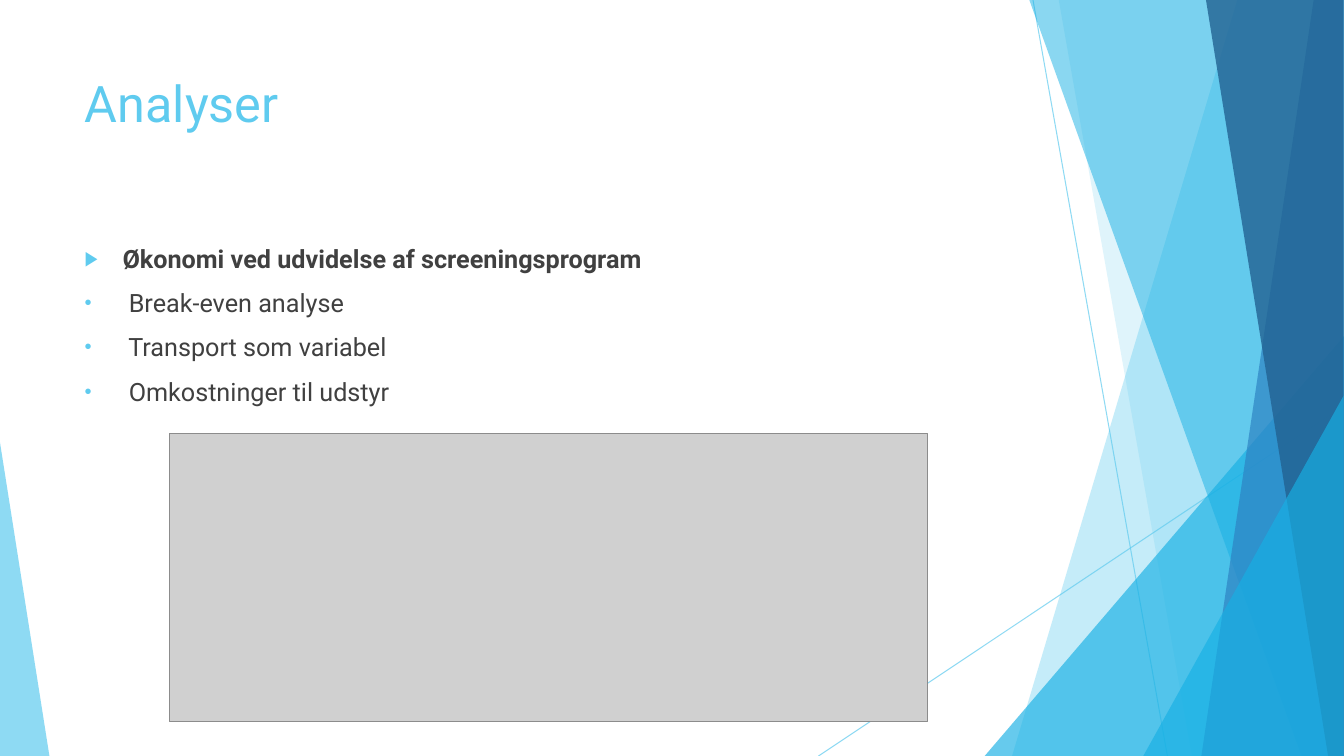
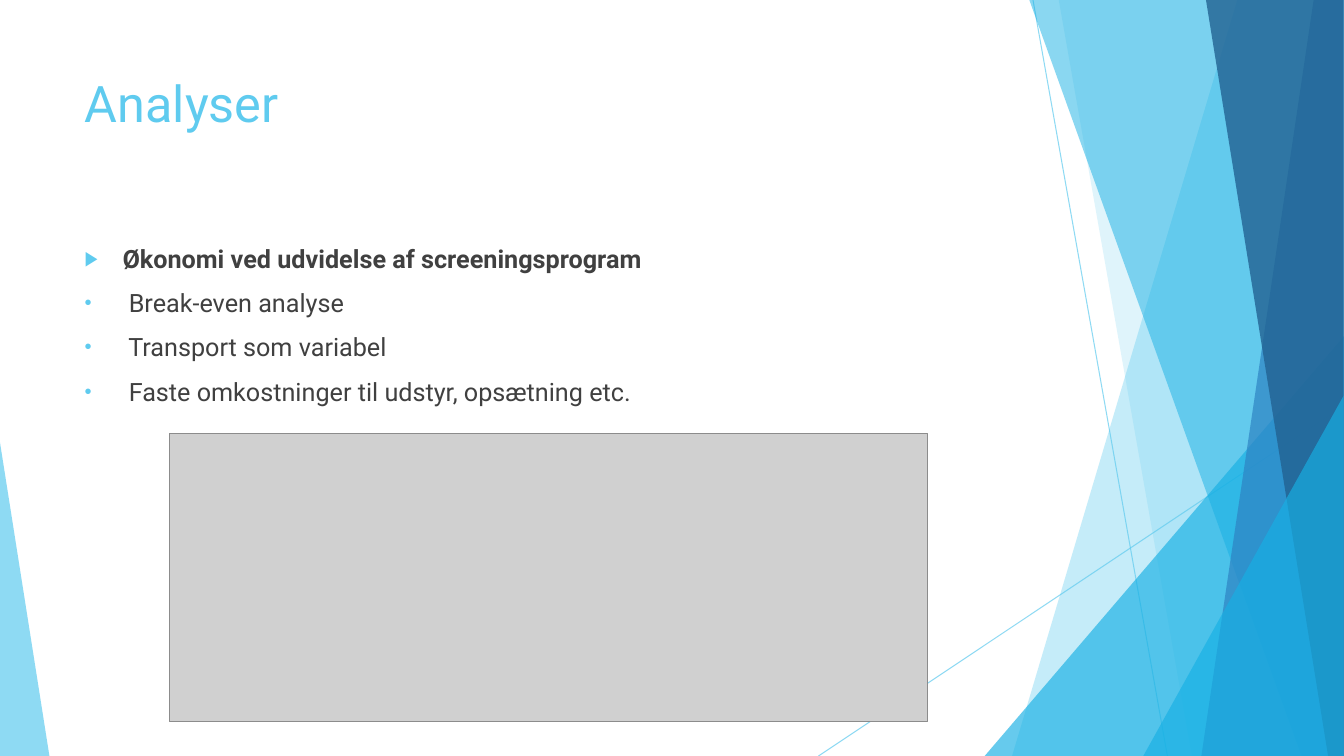
Before and after one commit to zeroregard/Automatic-Sonography, a slide deck: slide 7 of Præsentation_Eksamen.pptx. Drawn at 1344x756 pixels with LibreOffice and Linux fonts; fonts in the diff are those of the drawing; grey boxes stand for pictures. Boxes give left, top, right and bottom in pixels: in the first picture for what was removed or moved away, otherwise in the second. Text is boxed around its words. In the diff, an @@ line names an element or a change of style, - is before the commit and + after.

```diff
--- a/Præsentation_Eksamen.pptx
+++ b/Præsentation_Eksamen.pptx
@@ text at (129,382,630,407): text changed @@
-• Omkostninger til udstyr
+• Faste omkostninger til udstyr, opsætning etc.
```
Also in this commit, not shown: 1 other slide changed.
